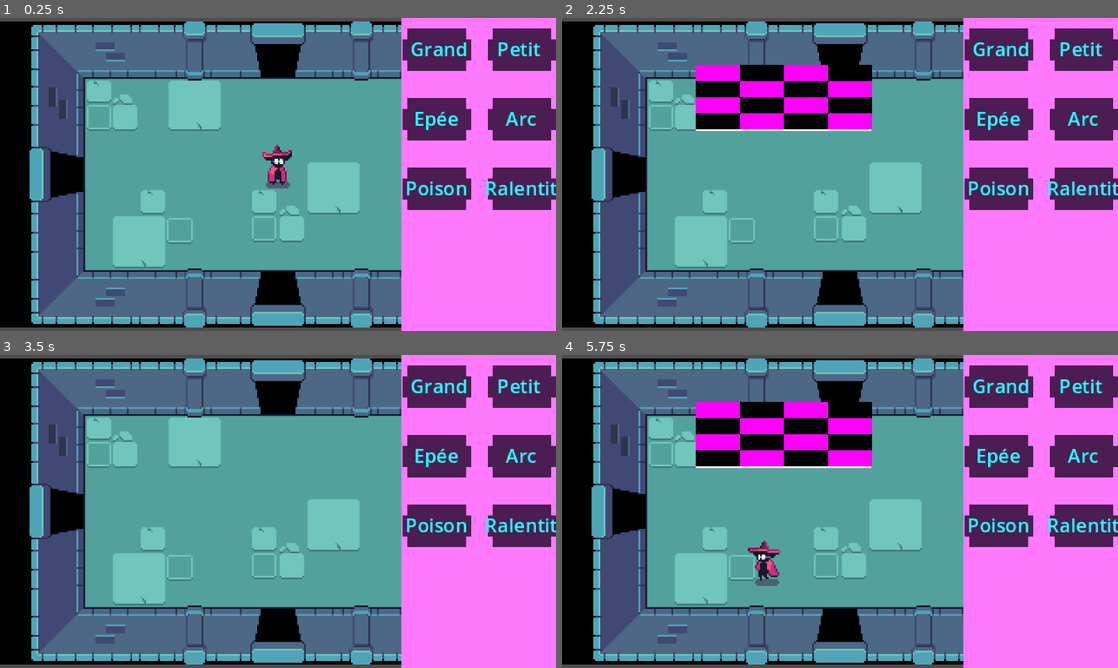
Above: before the commit, frames 1-4 (two rows, left to right).
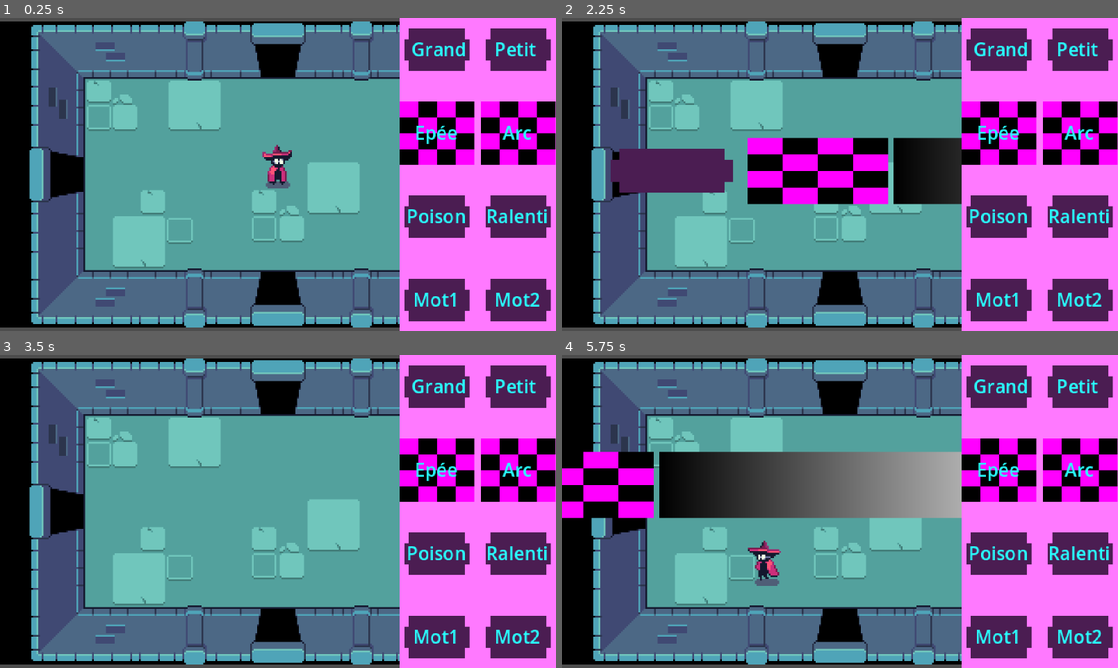
Above: after the commit, the same moments.

Repository: Lmorder2/Game-Jam---Max-Pierre-Arthur-Thomas
Game: Godot game, scene res://world.tscn
Two runs of this game, one before a commit and one after it. Both use one fixed random seed, a clock stepped at 60 frames per second and the inputs below.
Inputs:
- Up to frame 1 (0.25 s): no input
- Up to frame 2 (2.25 s): tap Enter at 0.5 s; hold Right (ui_right) 0.53-1.28 s; hold Alt (alt) 0.53-1.28 s; hold Down (ui_down) 1.28-2.03 s; tap Alt (alt) at 1.35 s; hold Right (ui_right) from 2.03 s (still down); hold Alt (alt) from 2.03 s (still down)
- Up to frame 3 (3.5 s): tap Space at 2.75 s; release Right (ui_right) at 2.78 s; release Alt (alt) at 2.78 s; hold Up (ui_up) from 2.78 s (still down); tap Alt (alt) at 2.85 s
- Up to frame 4 (5.75 s): tap Enter at 3.5 s; release Up (ui_up) at 3.53 s; hold Alt (alt) 3.53-4.28 s; hold Left (ui_left) 3.53-5.03 s; tap Alt (alt) at 4.35 s; hold Down (ui_down) from 5.03 s (still down); hold Alt (alt) from 5.03 s (still down)

The runs differ from the first frame. In frame 1, 14% of the frame differs, in the area x 71-100%, y 0-100%; in frame 2, 31%; in frame 3, 14%; in frame 4, 33%, in the area x 0-100%, y 0-100%.

Commit message:
HUD Mots encore ces trucs de con là j'en peux juste plus de ces conneries de HUD DE CON AAAAAAAAAAAAAAAAAAHHHHHHHHHHHHHHHHHHHHHHH

Diff:
--- a/player.tscn
+++ b/player.tscn
@@ -1,8 +1,9 @@
-[gd_scene load_steps=12 format=3 uid="uid://c43gvymefayp4"]
+[gd_scene load_steps=13 format=3 uid="uid://c43gvymefayp4"]
 
 [ext_resource type="Script" uid="uid://q6rcrapxhysk" path="res://player.gd" id="1_1umnt"]
 [ext_resource type="Texture2D" uid="uid://bp5nnhm1gc2bt" path="res://wizard.png" id="1_574kh"]
 [ext_resource type="Texture2D" uid="uid://qwf0dy8to022" path="res://shadow.png" id="2_j2y24"]
+[ext_resource type="PackedScene" uid="uid://631u8nj6fu44" path="res://scenes/BoxMots.tscn" id="4_hqtel"]
 
 [sub_resource type="AtlasTexture" id="AtlasTexture_nenqg"]
 atlas = ExtResource("1_574kh")
@@ -82,3 +83,16 @@
 
 [node name="CollisionPolygon2D" type="CollisionPolygon2D" parent="."]
 polygon = PackedVector2Array(0, 2, -4, -4, 0, -10, 4, -4)
+
+[node name="BoxMotsPlayer" parent="." instance=ExtResource("4_hqtel")]
+anchors_preset = 7
+anchor_left = 0.5
+anchor_top = 1.0
+anchor_right = 0.5
+anchor_bottom = 1.0
+offset_left = -59.0
+offset_top = -75.0
+offset_right = 106.0
+offset_bottom = -37.0
+grow_horizontal = 2
+grow_vertical = 0
--- /dev/null
+++ b/scenes/BoxMots.tscn
@@ -0,0 +1,67 @@
+[gd_scene load_steps=6 format=3 uid="uid://631u8nj6fu44"]
+
+[ext_resource type="Script" uid="uid://cji20o27fxddu" path="res://scenes/color_rect_2.gd" id="1_huars"]
+[ext_resource type="PackedScene" uid="uid://b6roqvdffbw0i" path="res://scenes/case_hud.tscn" id="2_84gdq"]
+
+[sub_resource type="ViewportTexture" id="ViewportTexture_84gdq"]
+
+[sub_resource type="Gradient" id="Gradient_osn8r"]
+
+[sub_resource type="GradientTexture1D" id="GradientTexture1D_v0jv1"]
+gradient = SubResource("Gradient_osn8r")
+
+[node name="BoxMots" type="ColorRect"]
+offset_left = 77.0
+offset_top = 27.0
+offset_right = 242.0
+offset_bottom = 65.0
+script = ExtResource("1_huars")
+
+[node name="HBoxContainer" type="HBoxContainer" parent="."]
+layout_mode = 1
+anchors_preset = 15
+anchor_right = 1.0
+anchor_bottom = 1.0
+grow_horizontal = 2
+grow_vertical = 2
+
+[node name="Case1" parent="HBoxContainer" instance=ExtResource("2_84gdq")]
+custom_minimum_size = Vector2(80.79, 36.58)
+layout_mode = 2
+canDrop = true
+acceptedClass = 1
+
+[node name="Label" parent="HBoxContainer/Case1" index="0"]
+text = ""
+
+[node name="Case3" parent="HBoxContainer" instance=ExtResource("2_84gdq")]
+custom_minimum_size = Vector2(80.79, 36.58)
+layout_mode = 2
+texture = SubResource("ViewportTexture_84gdq")
+canDrop = true
+
+[node name="Label" parent="HBoxContainer/Case3" index="0"]
+text = ""
+
+[node name="Case4" parent="HBoxContainer" instance=ExtResource("2_84gdq")]
+custom_minimum_size = Vector2(80.77, 37.075)
+layout_mode = 2
+texture = SubResource("GradientTexture1D_v0jv1")
+canDrop = true
+
+[node name="Label" parent="HBoxContainer/Case4" index="0"]
+text = ""
+
+[node name="Case2" parent="HBoxContainer" instance=ExtResource("2_84gdq")]
+custom_minimum_size = Vector2(80.79, 36.58)
+layout_mode = 2
+canDrop = true
+acceptedClass = 3
+
+[node name="Label" parent="HBoxContainer/Case2" index="0"]
+text = ""
+
+[editable path="HBoxContainer/Case1"]
+[editable path="HBoxContainer/Case3"]
+[editable path="HBoxContainer/Case4"]
+[editable path="HBoxContainer/Case2"]
--- a/scenes/case_1.gd
+++ b/scenes/case_1.gd
@@ -1,8 +1,22 @@
 extends TextureRect
 
 @export var canDrop = true
+@export var acceptedClass : WORD_CLASSES
+
+enum WORD_CLASSES
+{
+	WEAPONS,
+	SIZE,
+	EFFECT,
+	ARMOR
+}
+
+
+
+
 
 func _get_drag_data(position):
+
 	# Get the text from the Label node in the scene
 	var text_data = $Label.text
 
@@ -24,8 +38,11 @@
 	# Show the container as the thing that follows the mouse during the drag
 	set_drag_preview(container)
 
+	var data = {}
+	data["text"] = text_data
+	data["class"] = acceptedClass
 	# Return the text data that is being dragged
-	return text_data
+	return data
 
 
 
@@ -37,10 +54,10 @@
 	#return Case1
 
 func _can_drop_data(_pos, data):
-	return canDrop
+	if data["class"] == acceptedClass :
+		return true
+	else:
+		return false
 
 func _drop_data(_pos, data):
-	var CaseDrop = data
-	print("dropped " + CaseDrop)
-	var caseRealDrope = CaseDrop
-	$Label.text=CaseDrop
+	$Label.text=data["text"]
--- a/scenes/case_hud.tscn
+++ b/scenes/case_hud.tscn
@@ -8,6 +8,7 @@
 anchors_preset = 15
 anchor_right = 1.0
 anchor_bottom = 1.0
+offset_bottom = 24.0
 grow_horizontal = 2
 grow_vertical = 2
 texture = ExtResource("1_efca1")
@@ -23,6 +24,6 @@
 grow_vertical = 2
 theme_override_colors/font_color = Color(0.156863, 1, 1, 1)
 theme_override_font_sizes/font_size = 11
-text = "Grandsdvsev"
+text = "Lorem Ipsum"
 horizontal_alignment = 1
 vertical_alignment = 1
--- a/scenes/color_rect_2.gd
+++ b/scenes/color_rect_2.gd
@@ -3,12 +3,12 @@
 
 # Called when the node enters the scene tree for the first time.
 func _ready():
-	$".".hide()
+	hide()
 
 
 # Called every frame. 'delta' is the elapsed time since the previous frame.
 func _process(delta: float) -> void:
 	if Input.is_action_pressed("alt"):
-		$".".show()
+		show()
 	else:
-		$".".hide()
+		hide()
--- a/scenes/hud.tscn
+++ b/scenes/hud.tscn
@@ -1,10 +1,10 @@
-[gd_scene load_steps=5 format=3 uid="uid://cu2dl4vtewxwg"]
+[gd_scene load_steps=4 format=3 uid="uid://cu2dl4vtewxwg"]
 
 [ext_resource type="PackedScene" uid="uid://b6roqvdffbw0i" path="res://scenes/case_hud.tscn" id="1_5ysmq"]
-[ext_resource type="Script" uid="uid://dwydfcfmjmwyn" path="res://scenes/case_1.gd" id="1_ahhtf"]
-[ext_resource type="Script" uid="uid://cji20o27fxddu" path="res://scenes/color_rect_2.gd" id="3_5ysmq"]
 
-[sub_resource type="PlaceholderTexture2D" id="PlaceholderTexture2D_oo0fn"]
+[sub_resource type="ViewportTexture" id="ViewportTexture_ahhtf"]
+
+[sub_resource type="ViewportTexture" id="ViewportTexture_oo0fn"]
 
 [node name="Control" type="CanvasLayer"]
 
@@ -14,8 +14,7 @@
 anchor_left = 1.0
 anchor_right = 1.0
 anchor_bottom = 1.0
-offset_left = -89.0
-offset_right = 1.0
+offset_left = -90.0
 grow_horizontal = 0
 grow_vertical = 2
 color = Color(1, 0.47451, 1, 1)
@@ -26,14 +25,16 @@
 anchors_preset = 15
 anchor_right = 1.0
 anchor_bottom = 1.0
-offset_left = -2.0
-offset_right = 2.0
+offset_right = 4.0
 grow_horizontal = 2
 grow_vertical = 2
+scale = Vector2(0.955, 1)
+theme_override_constants/v_separation = 12
 columns = 2
 
 [node name="Case1" parent="ColorRect/GridContainer" instance=ExtResource("1_5ysmq")]
 layout_mode = 2
+acceptedClass = 1
 
 [node name="Label" parent="ColorRect/GridContainer/Case1" index="0"]
 offset_left = 2.0
@@ -42,6 +43,7 @@
 
 [node name="Case2" parent="ColorRect/GridContainer" instance=ExtResource("1_5ysmq")]
 layout_mode = 2
+acceptedClass = 1
 
 [node name="Label" parent="ColorRect/GridContainer/Case2" index="0"]
 offset_left = -1.0
@@ -51,57 +53,49 @@
 
 [node name="Case3" parent="ColorRect/GridContainer" instance=ExtResource("1_5ysmq")]
 layout_mode = 2
+texture = SubResource("ViewportTexture_ahhtf")
 
 [node name="Label" parent="ColorRect/GridContainer/Case3" index="0"]
 text = "Epée"
 
 [node name="Case4" parent="ColorRect/GridContainer" instance=ExtResource("1_5ysmq")]
 layout_mode = 2
+texture = SubResource("ViewportTexture_oo0fn")
 
 [node name="Label" parent="ColorRect/GridContainer/Case4" index="0"]
 text = "Arc"
 
 [node name="Case5" parent="ColorRect/GridContainer" instance=ExtResource("1_5ysmq")]
 layout_mode = 2
+acceptedClass = 2
 
 [node name="Label" parent="ColorRect/GridContainer/Case5" index="0"]
 text = "Poison"
 
 [node name="Case6" parent="ColorRect/GridContainer" instance=ExtResource("1_5ysmq")]
 layout_mode = 2
+acceptedClass = 2
 
 [node name="Label" parent="ColorRect/GridContainer/Case6" index="0"]
-text = "Ralentit"
+offset_left = 0.214678
+offset_top = 0.290001
+offset_right = 0.214676
+offset_bottom = 0.290001
+text = "Ralenti"
 
-[node name="ColorRect2" type="ColorRect" parent="."]
-offset_left = 77.0
-offset_top = 27.0
-offset_right = 178.0
-offset_bottom = 65.0
-script = ExtResource("3_5ysmq")
+[node name="Case7" parent="ColorRect/GridContainer" instance=ExtResource("1_5ysmq")]
+layout_mode = 2
+acceptedClass = 3
 
-[node name="HBoxContainer" type="HBoxContainer" parent="ColorRect2"]
-layout_mode = 0
-offset_right = 101.0
-offset_bottom = 37.0
+[node name="Label" parent="ColorRect/GridContainer/Case7" index="0"]
+text = "Mot1"
 
-[node name="TextureRect" type="TextureRect" parent="ColorRect2/HBoxContainer"]
-custom_minimum_size = Vector2(101.545, 0)
+[node name="Case8" parent="ColorRect/GridContainer" instance=ExtResource("1_5ysmq")]
 layout_mode = 2
-texture = SubResource("PlaceholderTexture2D_oo0fn")
-script = ExtResource("1_ahhtf")
+acceptedClass = 3
 
-[node name="Label" type="Label" parent="ColorRect2/HBoxContainer/TextureRect"]
-layout_mode = 1
-anchors_preset = 15
-anchor_right = 1.0
-anchor_bottom = 1.0
-grow_horizontal = 2
-grow_vertical = 2
-theme_override_colors/font_color = Color(1, 1, 1, 1)
-theme_override_font_sizes/font_size = 26
-horizontal_alignment = 1
-vertical_alignment = 1
+[node name="Label" parent="ColorRect/GridContainer/Case8" index="0"]
+text = "Mot2"
 
 [editable path="ColorRect/GridContainer/Case1"]
 [editable path="ColorRect/GridContainer/Case2"]
@@ -109,3 +103,5 @@
 [editable path="ColorRect/GridContainer/Case4"]
 [editable path="ColorRect/GridContainer/Case5"]
 [editable path="ColorRect/GridContainer/Case6"]
+[editable path="ColorRect/GridContainer/Case7"]
+[editable path="ColorRect/GridContainer/Case8"]
Not shown, added: scenes/BoxMots.tscn10405168873.tmp
Not shown, added: scenes/BoxMots.tscn10418878942.tmp
Not shown, added: scenes/BoxMots.tscn10454257568.tmp
